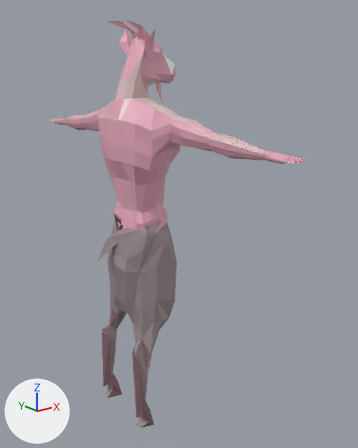
One commit to the FBX model Assets/Animations/Cernnunos/Cernnunos_interaction.fbx: the scene before it, then after it.
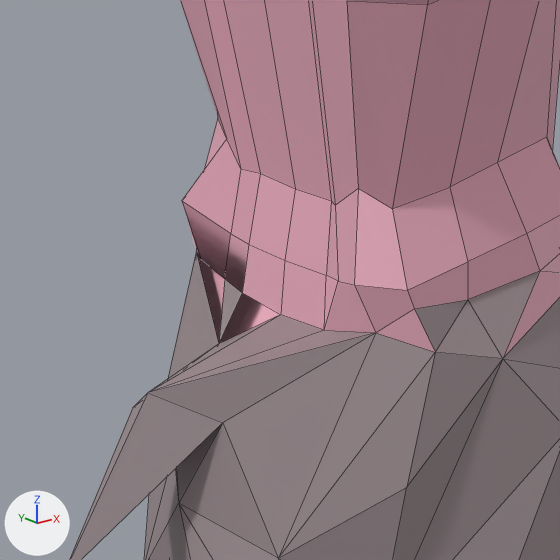
Each version appears first whole from a 50 mm camera at (-2.88, -14.65, 8.1) aimed at (8.14, -0.87, 2.58), and next in a close-up on the part from 25% to 46% of the width and 41% to 58% of the height. Arrows for +X, +Y and +Z are at lower left; the lights stay in place. The close-ups show mesh edges as thin lines. Where no turn or scale is listed for an object, it has been applied to the vertices.

The first close-up shows 'goat'.
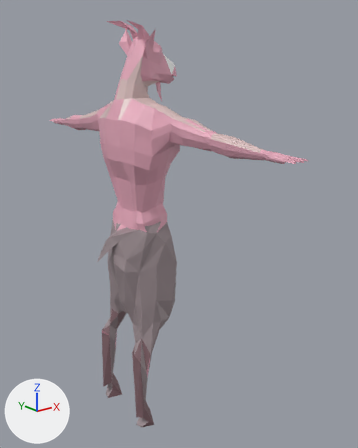
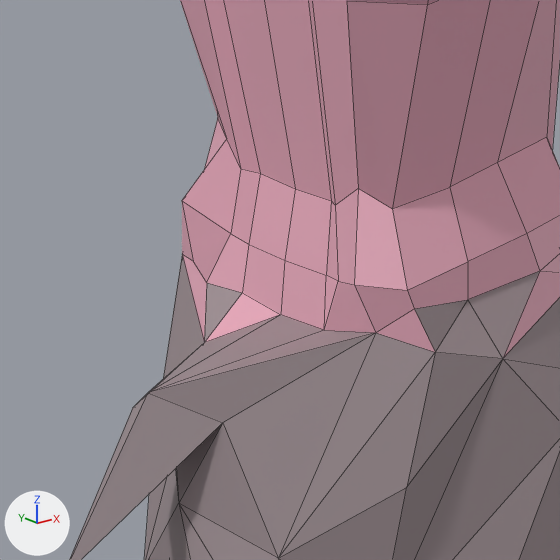
Changed parts and their boxes (x1, y1, x2, y2) in the close-ups (560 x 560 px; the box of a moved part takes in the faces that stretch with it):
part 1 of me_mesh, moved or reshaped: (148, 201, 280, 393) in both

The change, as a diff of the scene's bpy script:
```diff
--- a/Assets/Animations/Cernnunos/Cernnunos_interaction.fbx.py
+++ b/Assets/Animations/Cernnunos/Cernnunos_interaction.fbx.py
@@ me_mesh @@
 me_mesh.from_pydata(...)  # 819 vertices, 1025 faces; spans x -2.36..1.22, y -7.06..7.24, z -13.54..1.05
 # used by ob_goat; location = (7.408, -0.031, 8.552)
 # verts and faces of me_mesh; kept vertices keep their numbers, new ones are numbered from 819
 # before: 151 (-1.0, 0.59, -5.92) at pixel (224, 278), 152 (0.3, 0.51, -5.71), 246 (-1.04, 0.36, -5.93) at pixel (242, 292), 247 (0.29, 0.45, -5.77), 248 (0.3, 0.79, -5.76)
 # before: 249 (-1.02, 0.78, -5.86) at pixel (201, 259), 250 (0.21, 0.94, -5.66), 251 (-0.91, 1.01, -5.89) at pixel (196, 251), 252 (-0.11, 0.95, -5.69), 348 (-0.55, 1.01, -5.76)
 # before: 465 (0.3, -0.45, -5.71), 561 (0.3, -0.39, -5.74), 562 (0.22, -0.78, -5.8), 714 (-1.2, 0.35, -6.16) at pixel (218, 343), 768 (0.47, 0.73, -6.3)
 # before: 781 (-0.11, 1.27, -6.23), 816 (0.33, -0.18, -6.14)
+# me_mesh part 1
+delete_faces([(151, 714, 251, 249), (250, 252, 781), (151, 246, 714), (252, 348, 781), (152, 248, 768, 247), (465, 561, 816, 562)])
+verts[151] = (-1.1, 0.59, -5.92)  # moved, pixel (206, 282)
+verts[249] = (-1.07, 0.78, -5.86)  # moved, pixel (193, 261)
+verts[251] = (-0.99, 1.01, -5.89)  # moved, pixel (182, 254)
+verts[714] = (-1.24, 0.41, -6.16)  # moved, pixel (204, 342)
+verts[819] = (-0.03, 0.97, -6.57)
+faces += [(151, 249, 251, 714), (250, 781, 252), (252, 781, 348)]  # mat_material_001 (pink #e7aabc)
+faces += [(151, 714, 246), (152, 247, 768, 248), (465, 562, 816, 561)]  # mat_mat_001 (grey #998a8e)
 me_mesh.materials.append(mat_material_001)
```
